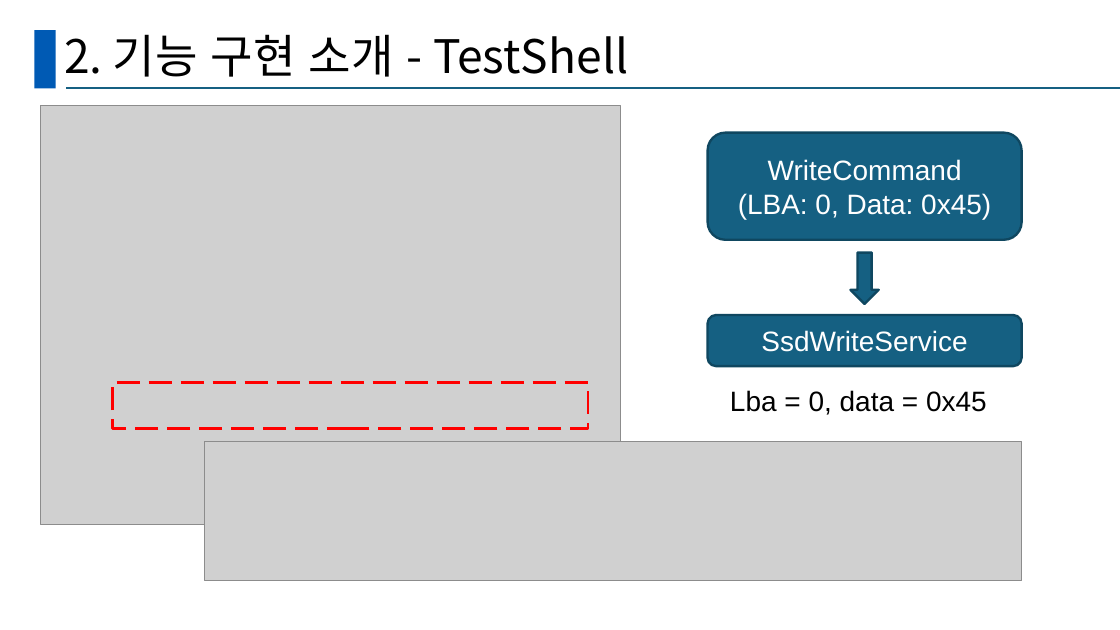
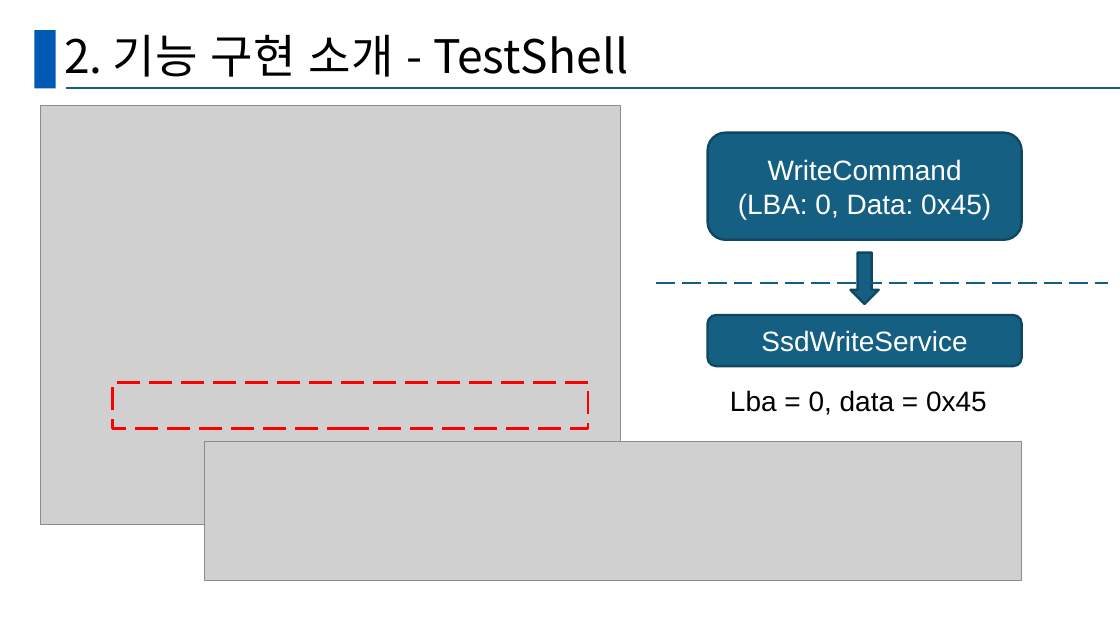
Before and after one commit to GanghyunLee/deep-dive-ssd, a slide deck: slide 13 of D조_DeepDive.pptx. Drawn at 1120x630 pixels with LibreOffice and Linux fonts; fonts in the diff are those of the drawing; grey boxes stand for pictures. Boxes give left, top, right and bottom in pixels: in the first picture for what was removed or moved away, otherwise in the second. Text is boxed around its words. In the diff, an @@ line names an element or a change of style, - is before the commit and + after.

```diff
--- a/D조_DeepDive.pptx
+++ b/D조_DeepDive.pptx
@@ line added from (656, 283) to (1108, 283), #125F82 2 pt dashed @@
```
Also in this commit, not shown: 9 other slides changed, 1 slide added.
